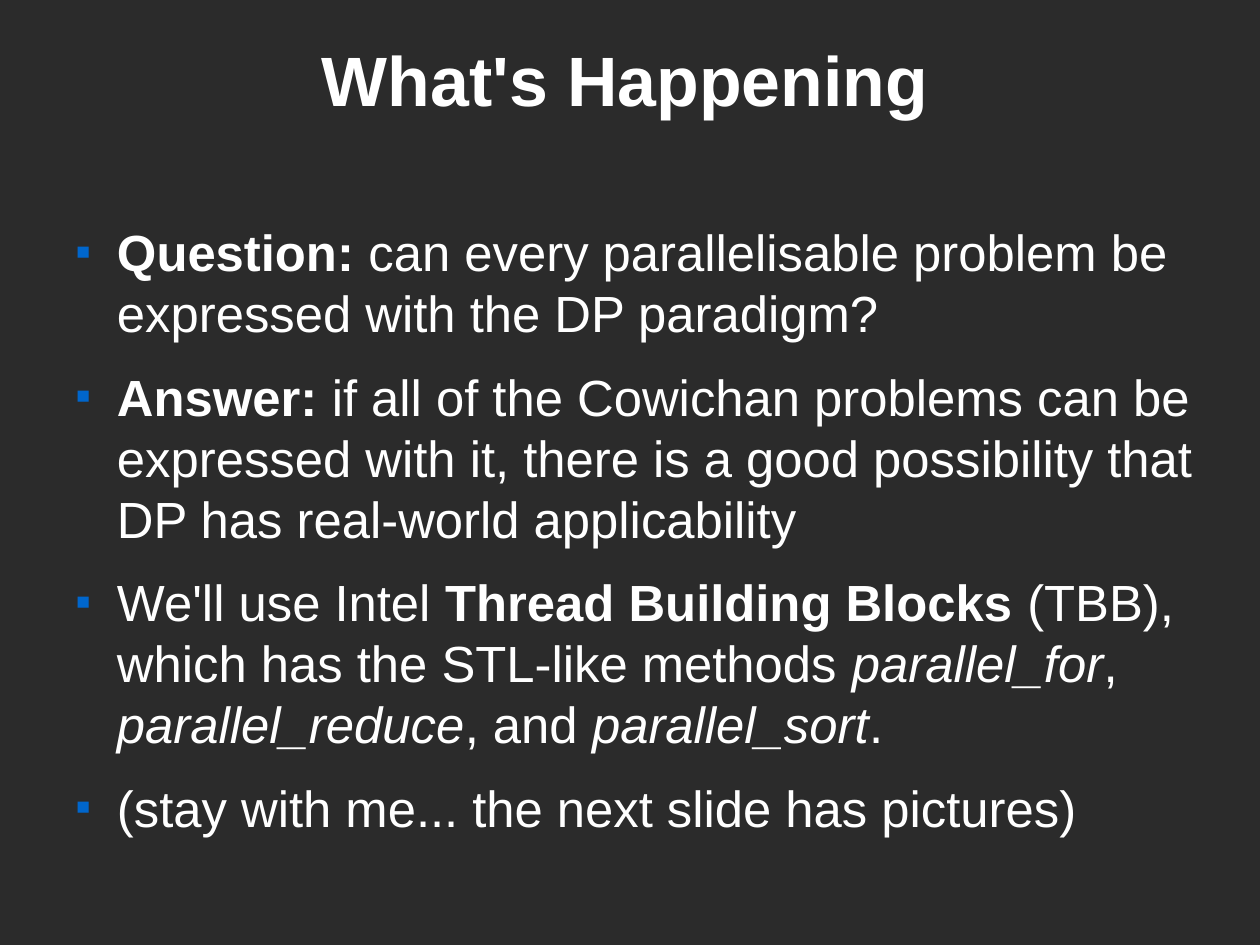
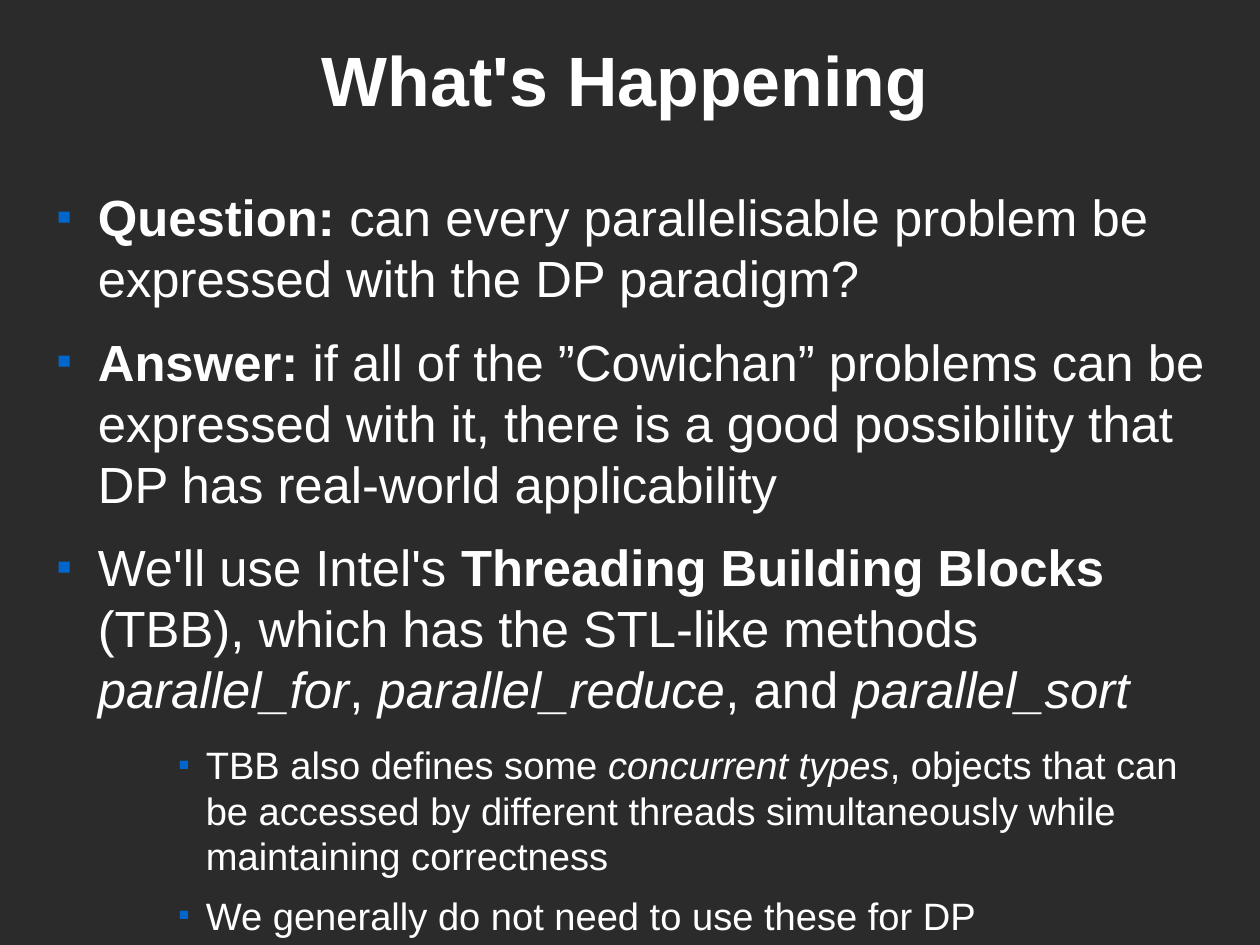
Before and after one commit to FractalDesigns/cowichan-1, a slide deck: slide 4 of cowichan_tbb/presentation.odp. Drawn at 1260x945 pixels with LibreOffice and Linux fonts; fonts in the diff are those of the drawing; background and template pictures are left out; a plain dark background stands for a picture behind light text. Boxes give left, top, right and bottom in pixels: in the first picture for what was removed or moved away, otherwise in the second. Text is boxed around its words. In the diff, an @@ line names an element or a change of style, - is before the commit and + after.

Commit message:
Tweaked presentation.

```diff
--- a/cowichan_tbb/presentation.odp
+++ b/cowichan_tbb/presentation.odp
@@ text "Question: can every parallelisable problem ...": place and size @@
-text "Question: can every parallelisable problem ..." at [117, 234, 1192, 837]
+text "Question: can every parallelisable problem ..." at [98, 199, 1204, 938]
@@ text at [98, 344, 1204, 938]: text changed @@
-■ Answer: if all of the Cowichan problems can be expressed with it, there is a good possibility that DP has real-world applicability
-■ We'll use Intel Thread Building Blocks (TBB), which has the STL-like methods parallel_for, parallel_reduce, and parallel_sort.
-■ (stay with me... the next slide has pictures)
+■ Answer: if all of the ”Cowichan” problems can be expressed with it, there is a good possibility that DP has real-world applicability
+■ We'll use Intel's Threading Building Blocks (TBB), which has the STL-like methods parallel_for, parallel_reduce, and parallel_sort
+    ■ TBB also defines some concurrent types, objects that can be accessed by different threads simultaneously while maintaining correctness
+    ■ We generally do not need to use these for DP
```
Also in this commit, not shown: 6 other slides changed.
